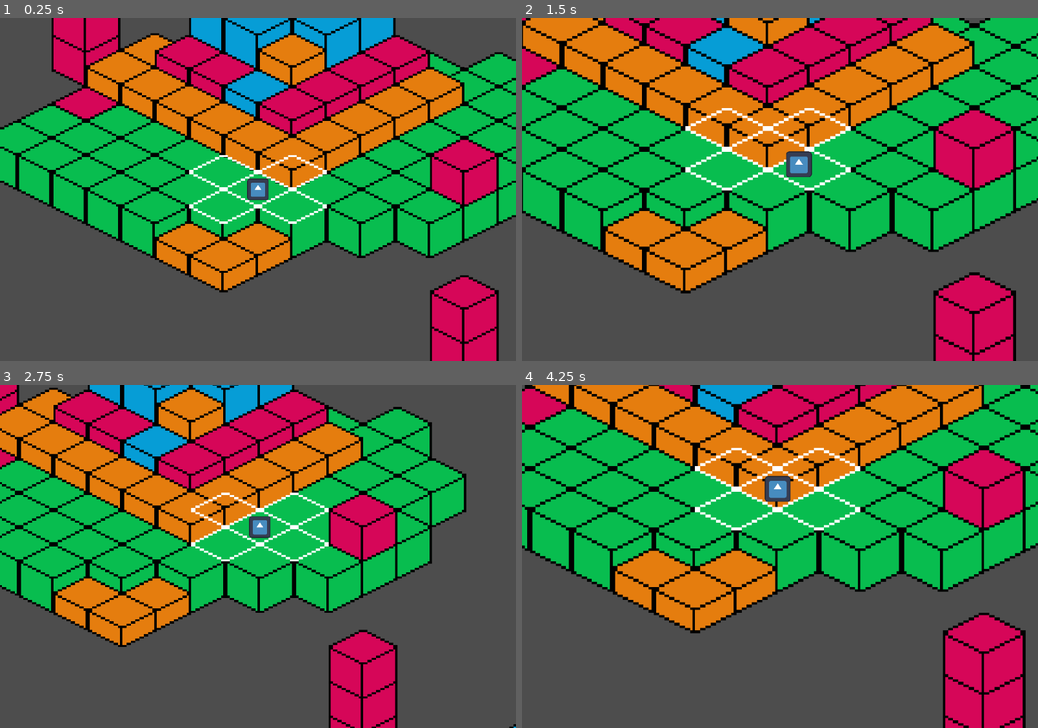
Above: before the commit, frames 1-4 (two rows, left to right).
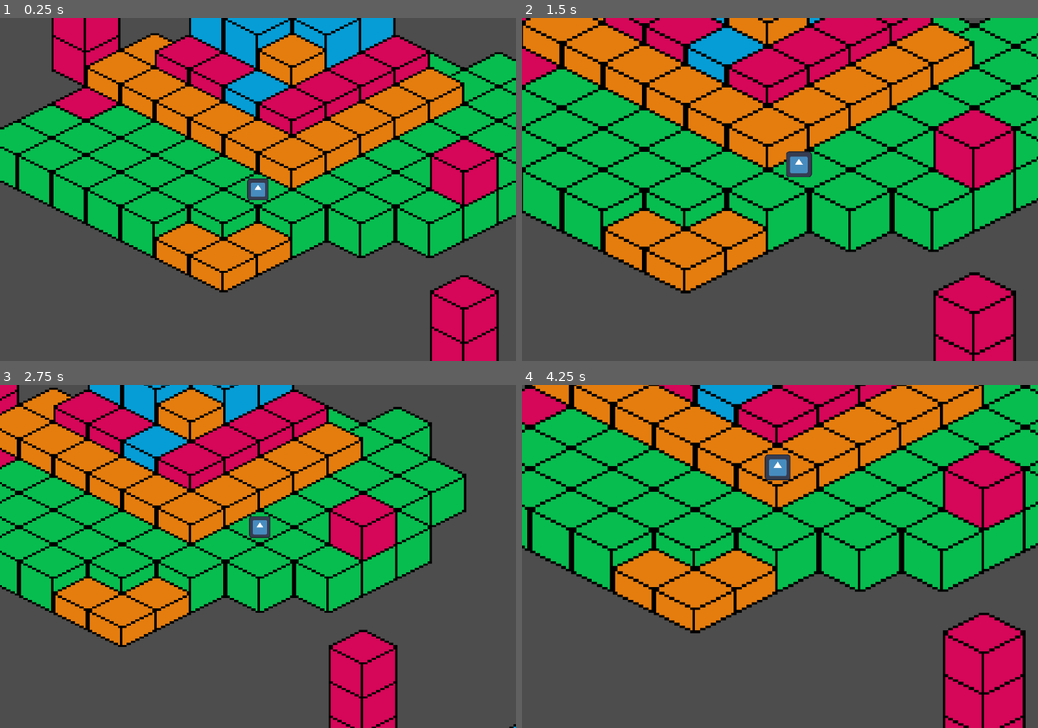
Above: after the commit, the same moments.

Repository: martinsi26/GameJam2024
Game: Godot game, scene res://Map.tscn
The game is run twice, just before and just after one commit, with the same random seed, the same clock (stepped at 60 frames per second) and the same inputs. The engine's default icon, where the game draws it, is replaced by a stand-in: a white triangle on a blue panel in a dark square.
Inputs (mouse positions are in pixels of both pictures, inside the frame that each line leads up to):
- Up to frame 1 (0.25 s): no input
- Up to frame 2 (1.5 s): tap Enter at 0.5 s; move the mouse to (893, 172) at 0.52 s; hold D (move_right) 0.53-1.28 s; tap Down (camera_down) at 0.6 s; move the mouse to (676, 206) at 1.27 s; hold S (move_down) from 1.28 s (still down); tap = (camera_zoom_in) at 1.35 s
- Up to frame 3 (2.75 s): move the mouse to (309, 481) at 2.02 s; release S (move_down) at 2.03 s; hold D (move_right) from 2.03 s (still down); tap - (camera_zoom_out) at 2.1 s
- Up to frame 4 (4.25 s): move the mouse to (754, 625) at 2.77 s; release D (move_right) at 2.78 s; hold W (move_up) 2.78-3.53 s; tap Down (camera_down) at 2.85 s; move the mouse to (934, 607) at 3.52 s; hold A (move_left) from 3.53 s (still down); tap = (camera_zoom_in) at 3.6 s

The runs differ from the first frame. In frame 1, 0.8% of the frame differs, in the area x 36-64%, y 39-61%; in frame 2, 1.1%; in frame 3, 0.8%; in frame 4, 1.8%, in the area x 33-66%, y 18-43%.

Commit message:
sprite changes layers

Diff:
--- a/gamejam2024/Fish.gd
+++ b/gamejam2024/Fish.gd
@@ -23,19 +23,20 @@
 	current_layer = starting_layer
 
 	current_neighbors = map.get_neighbor_tiles(starting_tile.x, starting_tile.y, starting_layer)
-	map.set_outline_tiles(current_neighbors)
+	#map.set_outline_tiles(current_neighbors)
 
 func _process(delta):
 
 
 	if is_moving:
+		var slab_offset = 0
+		if target_tile_data.terrain_set == 0:
+			print("slab")
+			slab_offset = 32 * 3
+		$Sprite2D.offset.y = target_layer * -68 * 3 + slab_offset
 		var move_pos = map.get_tile_center(target_tile.x, target_tile.y, target_layer)
-		print(move_pos)
-		#if target_tile_data.terrain_set == 0:
-			#if target_layer == current_layer:
-				#move_pos.y += 16
-			#else:
-				#move_pos.y -= 16
+
+
 		position = position.move_toward(move_pos, speed * delta)  # Adjust speed as needed
 		if position.distance_to(move_pos) < 1:  # Threshold for stopping
 			position = move_pos
@@ -43,8 +44,10 @@
 			current_tile_data = target_tile_data
 			current_layer = target_layer
 
+			#print(current_layer)
+
 			current_neighbors = map.get_neighbor_tiles(current_tile.x, current_tile.y, current_layer)
-			map.set_outline_tiles(current_neighbors)
+			#map.set_outline_tiles(current_neighbors)
 
 			is_moving = false
 
@@ -53,30 +56,29 @@
 		var neighbors = map.get_neighbor_tiles(current_tile.x, current_tile.y, current_layer)
 
 		if Input.is_action_just_pressed("move_up"):	# W key (up-left)
-			if !neighbors[0].data:
+			if !neighbors[0]:
 				return
 			target_tile = neighbors[0].pos
 			target_tile_data = neighbors[0].data
 			target_layer = neighbors[0].pos.z
-			print(target_tile)
 
 			#target_layer = neighbors[0].layer
 		elif Input.is_action_just_pressed("move_down"):	# S key (down-right)
-			if !neighbors[3].data:
+			if !neighbors[3]:
 				return
 			target_tile = neighbors[3].pos
 			target_tile_data = neighbors[3].data
 			target_layer = neighbors[3].pos.z
 			#target_layer = neighbors[3].layer
 		elif Input.is_action_just_pressed("move_left"):	# A key (down-left)
-			if !neighbors[2].data:
+			if !neighbors[2]:
 				return
 			target_tile = neighbors[2].pos
 			target_tile_data = neighbors[2].data
 			target_layer = neighbors[2].pos.z
 			#target_layer = neighbors[2].layer
 		elif Input.is_action_just_pressed("move_right"): # D key (up-right)
-			if !neighbors[1].data:
+			if !neighbors[1]:
 				return
 			target_tile = neighbors[1].pos
 			target_tile_data = neighbors[1].data
--- a/gamejam2024/map.gd
+++ b/gamejam2024/map.gd
@@ -9,7 +9,7 @@
 const neighbor_directions: Array[Vector2i] = [NORTHWEST, NORTHEAST, SOUTHWEST, SOUTHEAST]
 
 func get_tile(x, y, z) -> TileData:
-	if z < 0 || z >= $Layers.get_child_count():
+	if z < 0 || z >= $Layers.get_child_count() - 1:
 		return null
 
 	return $Layers.get_child(z).get_cell_tile_data(Vector2i(x, y))
@@ -18,7 +18,6 @@
 # on different layers; if they are, they're accessible from the given tile. If there's no accessible
 # tile in that direction, that direction is null
 func get_neighbor_tiles(x: int, y: int, z: int):
-	print(x, y, z)
 	var neighbors = [null, null, null, null]
 
 	for n in range(4):
--- a/gamejam2024/tileset.tres
+++ b/gamejam2024/tileset.tres
@@ -20,6 +20,7 @@
 5:0/0/texture_origin = Vector2i(0, -8)
 6:0/0 = 0
 6:0/0/texture_origin = Vector2i(0, -8)
+6:0/0/terrain_set = 0
 8:0/0 = 0
 9:0/0 = 0
 10:0/0 = 0
@@ -50,6 +51,9 @@
 tile_layout = 5
 tile_offset_axis = 1
 tile_size = Vector2i(32, 16)
+terrain_set_0/mode = 0
+terrain_set_0/terrain_0/name = "Slabs"
+terrain_set_0/terrain_0/color = Color(0.5, 0.34375, 0.25, 1)
 sources/0 = SubResource("TileSetAtlasSource_v0v8h")
 sources/1 = SubResource("TileSetAtlasSource_wcb6a")
 sources/2 = SubResource("TileSetAtlasSource_6hsjh")
